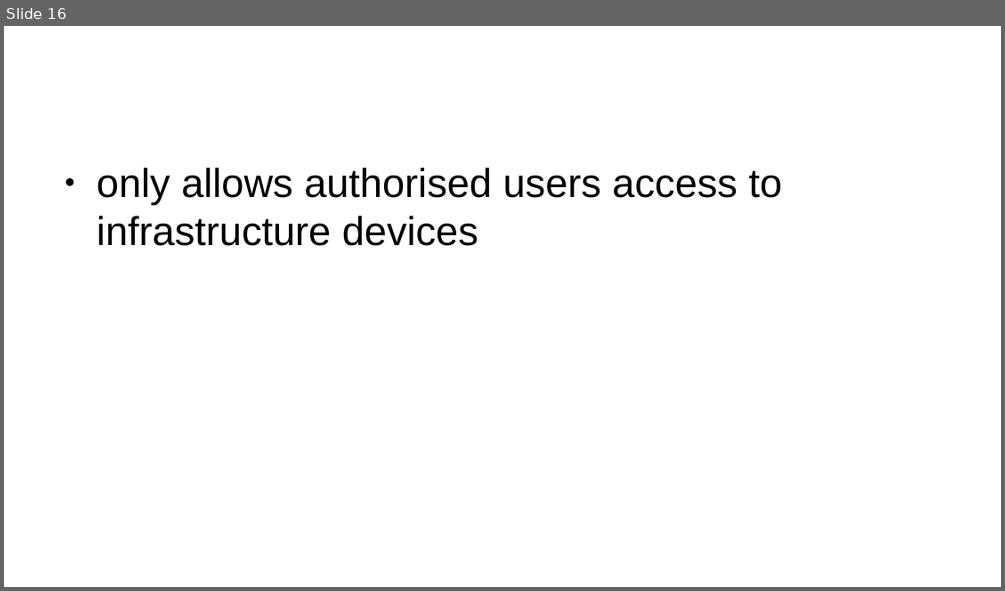
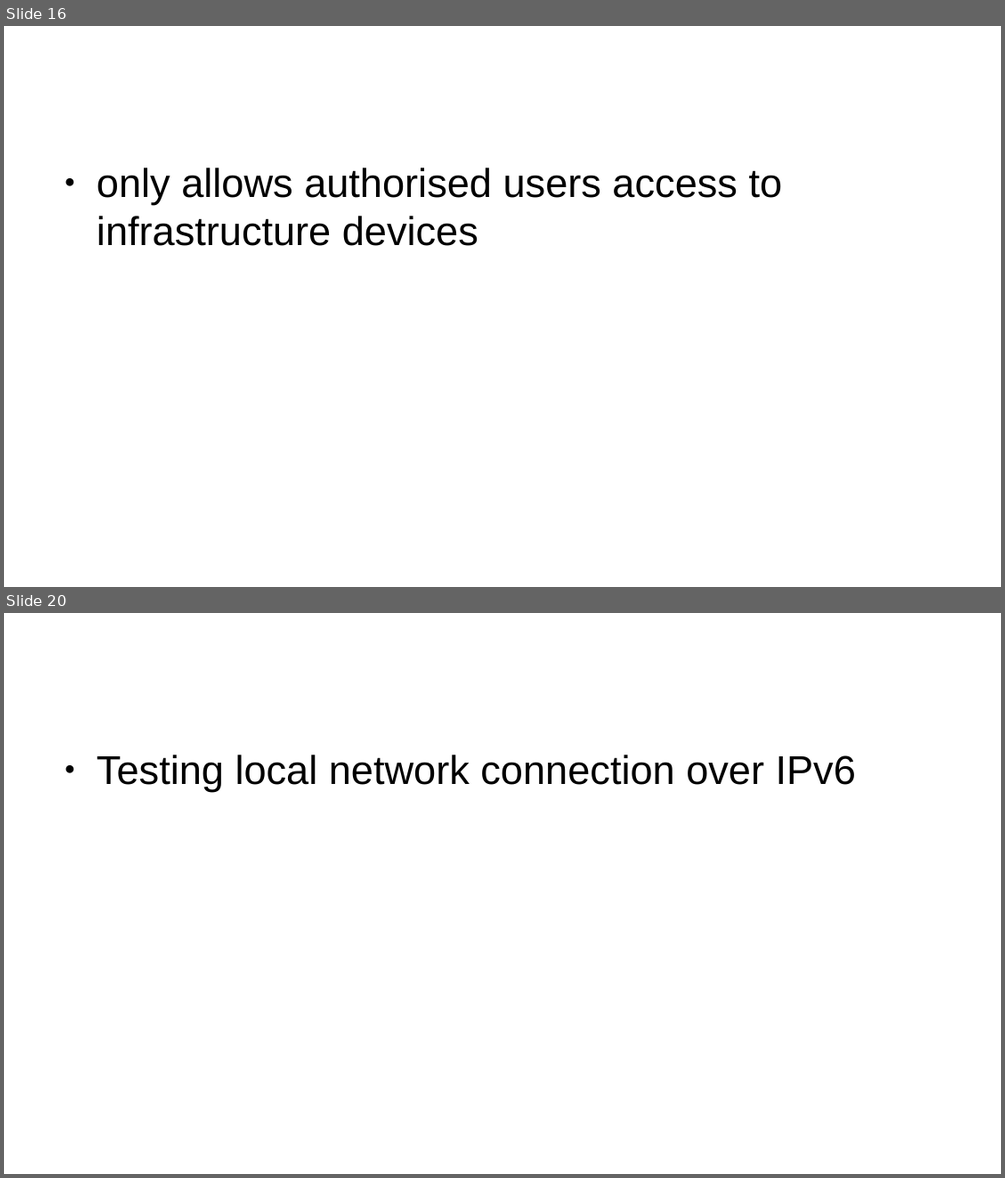
Before and after one commit to Advanced-Diploma-of-IT-Tel-Network-Eng/Assessments, a slide deck: TERM1-BLOCK1/2-ICTNWK541-Configure_Verify_Troubleshoot_WAN_links-IP_services/Assessmet_Task2/Task2/PacketTracer/guide-presentation.pptx. Shown one above the other, each under a label of ours: slide 16 before the commit, slides 16 and 20 after it; the slides between them are not shown. The pictures are 1005x591 and 1005x1178 pixels, drawn with LibreOffice and Linux fonts; fonts in the diff are those of the drawing. Boxes give left, top, right and bottom in pixels: in the first picture for what was removed or moved away, otherwise in the second. Text is boxed around its words. In the diff, an @@ line names an element or a change of style, - is before the commit and + after.

```diff
--- a/TERM1-BLOCK1/2-ICTNWK541-Configure_Verify_Troubleshoot_WAN_links-IP_services/Assessmet_Task2/Task2/PacketTracer/guide-presentation.pptx
+++ b/TERM1-BLOCK1/2-ICTNWK541-Configure_Verify_Troubleshoot_WAN_links-IP_services/Assessmet_Task2/Task2/PacketTracer/guide-presentation.pptx
@@ slide 20 added at (4, 613, 1001, 1174), background #FFFFFF @@
@@ text added at (97, 755, 856, 792), 32 pt, text #000000 @@
+● Testing local network connection over IPv6
```
Also in this commit, not shown: 2 slides changed, 16 other slides added, 16 slides removed, 2 other files.
